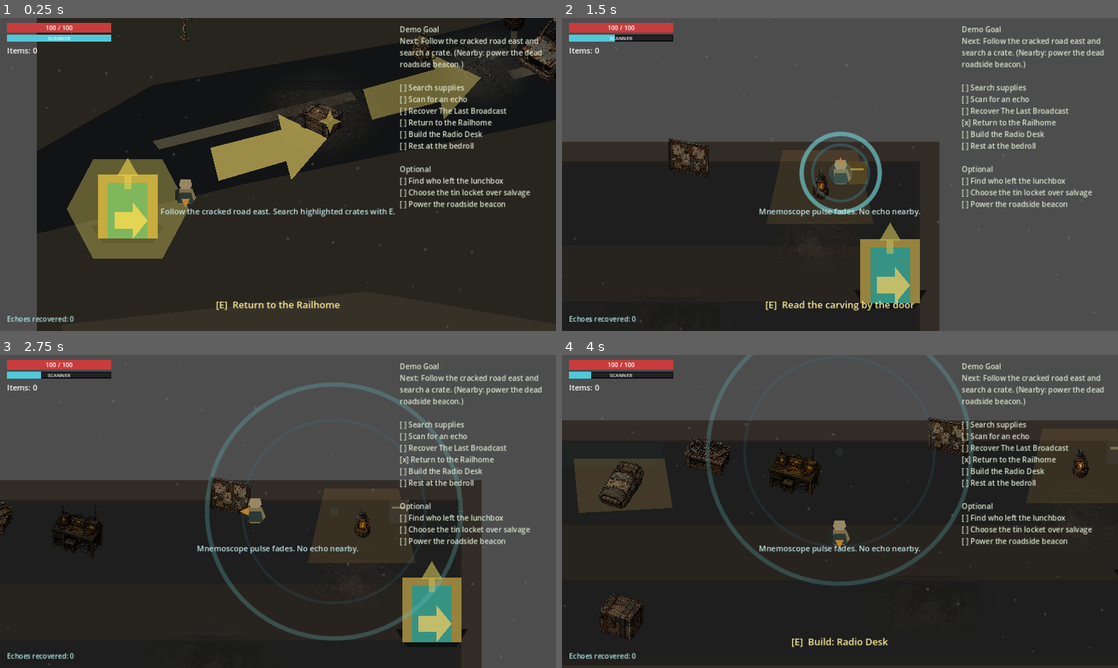
Above: before the commit, frames 1-4 (two rows, left to right).
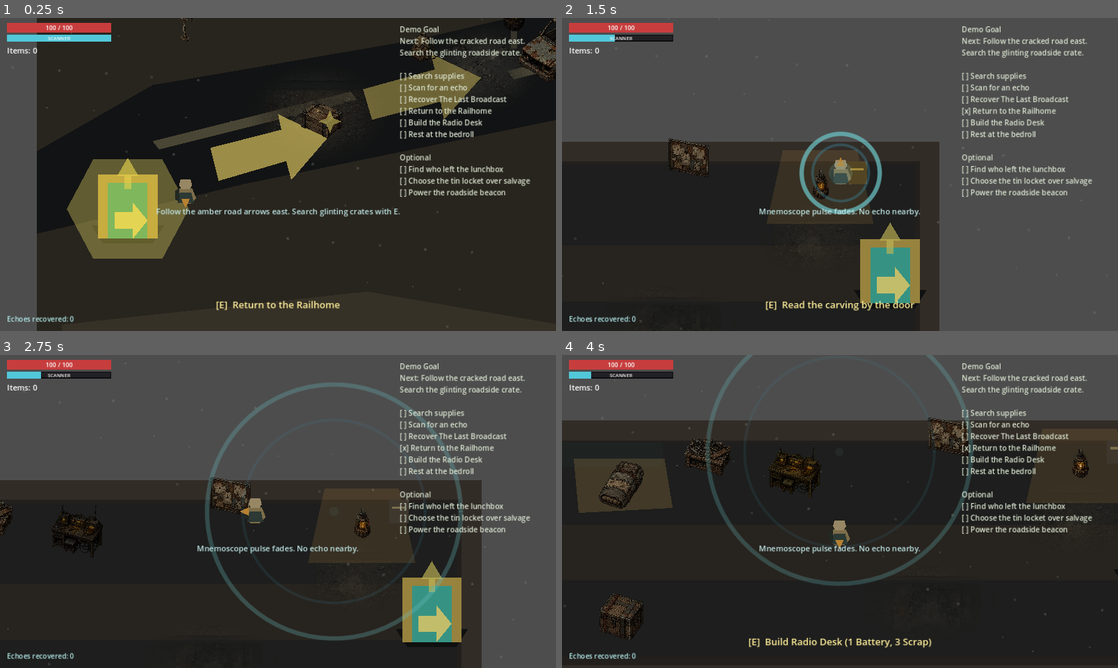
Above: after the commit, the same moments.

Repository: JamieP-205/the-world-forgot-us
Game: Godot game, scene res://scenes/main.tscn
The game is run twice, just before and just after one commit, with the same random seed, the same clock (stepped at 60 frames per second) and the same inputs.
Inputs (mouse positions are in pixels of both pictures, inside the frame that each line leads up to):
- Up to frame 1 (0.25 s): no input
- Up to frame 2 (1.5 s): move the mouse to (812, 237) at 0.52 s; hold E (interact) 0.53-1.28 s; hold W (move_up) from 0.53 s (still down); tap Q (scan) at 0.8, 1.35 s; move the mouse to (1006, 221) at 1.27 s
- Up to frame 3 (2.75 s): tap E (interact) at 1.55 s; move the mouse to (111, 464) at 2.02 s; release W (move_up) at 2.03 s; press the mouse at (111, 464) at 2.03 s; hold A (move_left) from 2.03 s (still down); tap Q (scan) at 2.3 s
- Up to frame 4 (4 s): move the mouse to (867, 511) at 2.77 s; release the mouse at (867, 511) at 2.78 s; tap E (interact) at 2.85 s; move the mouse to (756, 433) at 3.52 s; release A (move_left) at 3.53 s; hold S (move_down) from 3.53 s (still down); hold Q (scan) from 3.53 s (still down)

The runs differ from the first frame. In frame 1, 3.3% of the frame differs, in the area x 28-98%, y 6-64%; in frame 2, 2.6%; in frame 3, 2.7%; in frame 4, 3.3%, in the area x 33-98%, y 6-94%.

Commit message:
checkpoint: post playability pass 4

Diff:
--- a/scripts/base/base_upgrade_station.gd
+++ b/scripts/base/base_upgrade_station.gd
@@ -37,7 +37,9 @@
 
 
 func get_prompt() -> String:
-	return "Build: %s" % _title()
+	if upgrade_data == null:
+		return "Build upgrade"
+	return "Build %s (%s)" % [_title(), _cost_text()]
 
 
 func interact(_player: Node2D) -> void:
@@ -60,7 +62,7 @@
 		_apply_built_visual()
 		# Audio placeholder: visible feedback stands in until real radio audio exists.
 		EventBus.notice_posted.emit(
-			"%s online.\nA weak signal repeats: NORTH ROAD... ANOTHER VOICE..."
+			"%s built.\nA weak signal repeats: NORTH ROAD... ANOTHER VOICE..."
 			% _title())
 
 
@@ -78,6 +80,8 @@
 
 ## Human-readable cost, e.g. "3 Scrap, 1 Battery".
 func _cost_text() -> String:
+	if upgrade_data == null:
+		return "materials"
 	var parts: Array[String] = []
 	for item_id in upgrade_data.cost:
 		var amount := int(upgrade_data.cost[item_id])
--- a/scripts/ui/hud.gd
+++ b/scripts/ui/hud.gd
@@ -171,23 +171,23 @@
 		radio_built: bool,
 		rested: bool) -> String:
 	if not has_supplies:
-		return "Follow the cracked road east and search a crate. (Nearby: power the dead roadside beacon.)"
+		return "Follow the cracked road east. Search the glinting roadside crate."
 	if not (_scanned_echo or has_last_broadcast):
-		return "Go to the fallen radio mast and press Q to scan. (Nearby: find who left the lunchbox.)"
+		return "Keep following the cracked road to the fallen mast. Press Q near the cyan static."
 	if not has_last_broadcast:
-		return "Recover the glowing echo by the mast"
+		return "Interact with the revealed echo beside the fallen mast"
 	if not at_base and not radio_built and not rested:
-		return "Head back west to the bright Railhome exit"
+		return "Return west to the bright Railhome doorway"
 	if not radio_built:
 		return "At the Railhome, build the Radio Desk"
 	if not rested:
-		return "Radio Desk online - it now points north to the next signal. Rest at the bedroll to save."
-	return "Demo complete. The Radio Desk hints at the next signal, north"
+		return "Radio Desk built - rest at the bedroll to save."
+	return "Demo complete. Next signal detected north."
 
 
 func _show_opening_hint() -> void:
 	if InventorySystem.get_total_count() == 0 and _current_level_path() != GameManager.BASE_SCENE_PATH:
-		_on_notice_posted("Follow the cracked road east. Search highlighted crates with E.")
+		_on_notice_posted("Follow the amber road arrows east. Search glinting crates with E.")
 
 
 func _current_level_path() -> String:
--- a/scripts/world/route_beacon.gd
+++ b/scripts/world/route_beacon.gd
@@ -28,7 +28,9 @@
 
 
 func get_prompt() -> String:
-	return "Power the roadside beacon"
+	if upgrade_data == null:
+		return "Power roadside beacon"
+	return "Power roadside beacon (%s)" % _cost_text()
 
 
 func interact(_player: Node2D) -> void:
@@ -40,7 +42,7 @@
 	if BaseUpgradeSystem.build(upgrade_data):
 		_apply_powered()
 		EventBus.notice_posted.emit(
-			"The roadside beacon hums to life.\nAmber light points the way back to the Railhome.")
+			"Roadside Beacon built.\nAmber light points the way back to the Railhome.")
 		EventBus.camera_shake_requested.emit(1.5, 0.1)
 
 
@@ -51,6 +53,8 @@
 
 
 func _cost_text() -> String:
+	if upgrade_data == null:
+		return "materials"
 	var parts: Array[String] = []
 	for item_id in upgrade_data.cost:
 		var amount := int(upgrade_data.cost[item_id])
--- a/scripts/world/scene_exit.gd
+++ b/scripts/world/scene_exit.gd
@@ -19,4 +19,12 @@
 	if target_scene_path.is_empty():
 		push_warning("SceneExit '%s' has no target_scene_path." % name)
 		return
+	_post_travel_notice()
 	GameManager.travel_to(target_scene_path, target_spawn)
+
+
+func _post_travel_notice() -> void:
+	if target_scene_path == GameManager.BASE_SCENE_PATH:
+		EventBus.notice_posted.emit("Railhome reached.")
+	elif target_scene_path.ends_with("test_map.tscn"):
+		EventBus.notice_posted.emit("Back on the cracked road.")
Not shown, added: PLAYABILITY_PASS_4_REPORT.md
